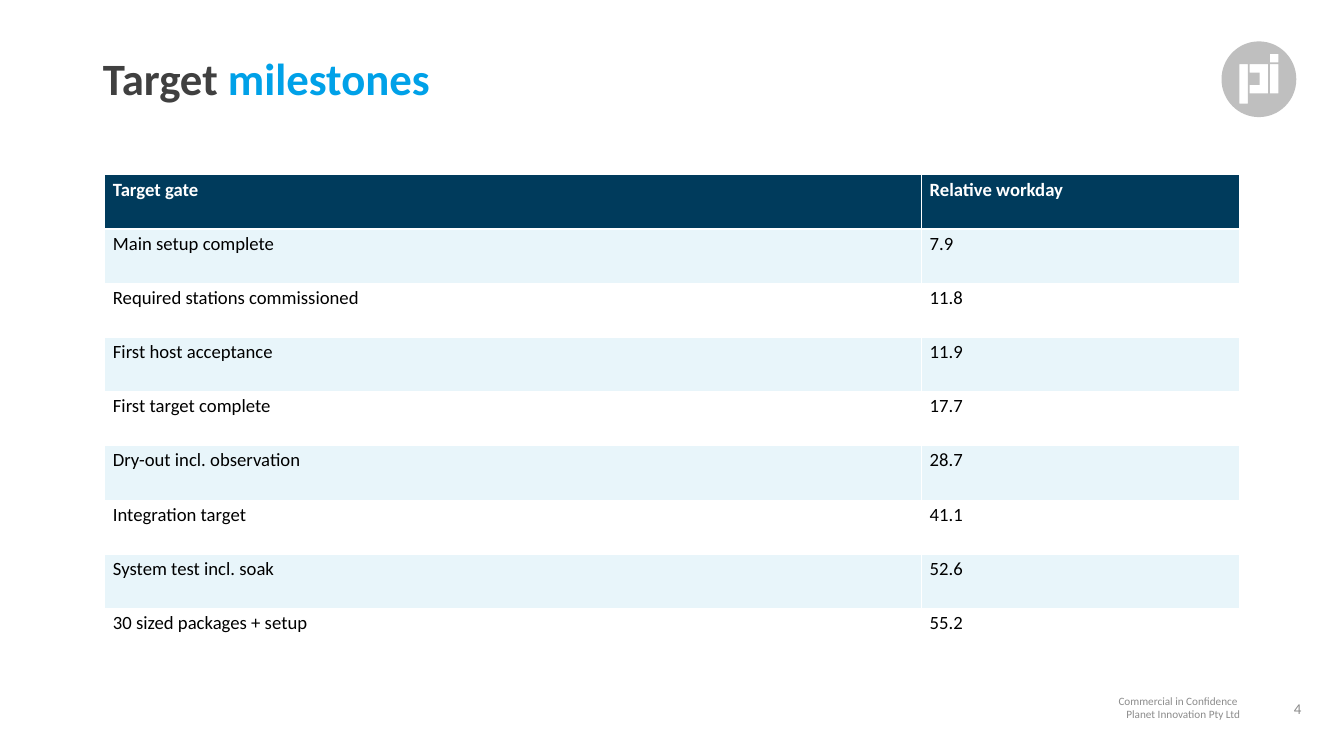
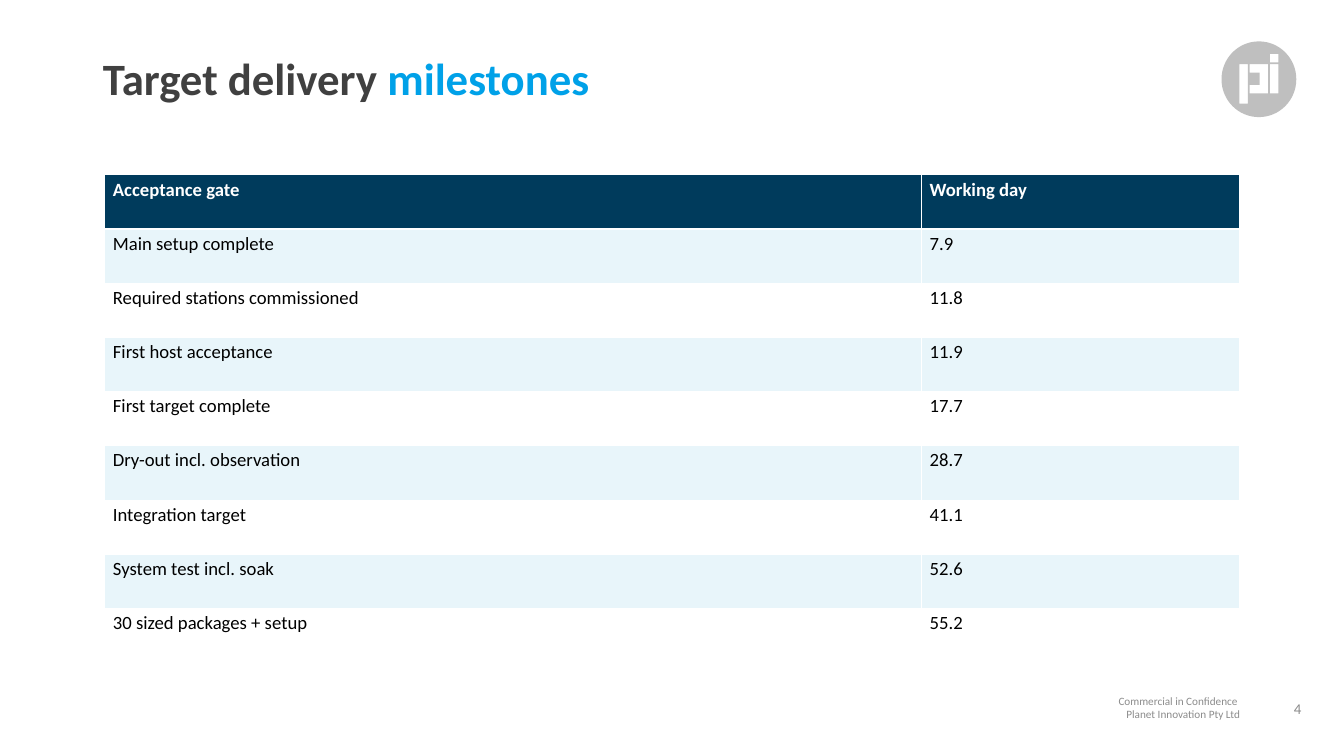
Before and after one commit to andrewleech/omp-connected, a slide deck: slide 4 of planning/fleets/20261117_fleet-pitch.pptx. Drawn at 1344x756 pixels with LibreOffice and Linux fonts; fonts in the diff are those of the drawing. Boxes give left, top, right and bottom in pixels: in the first picture for what was removed or moved away, otherwise in the second. Text is boxed around its words. In the diff, an @@ line names an element or a change of style, - is before the commit and + after.

```diff
--- a/planning/fleets/20261117_fleet-pitch.pptx
+++ b/planning/fleets/20261117_fleet-pitch.pptx
@@ title at bbox=[103, 63, 589, 103]: text changed; text colour #00A1E8 to #404040 @@
-Target milestones
+Target delivery milestones
@@ table at bbox=[105, 175, 1239, 663] @@
-row 1, column 1: Target gate
+row 1, column 1: Acceptance gate
-row 1, column 2: Relative workday
+row 1, column 2: Working day
```
Also in this commit, not shown: 11 other slides changed, 13 other files.
